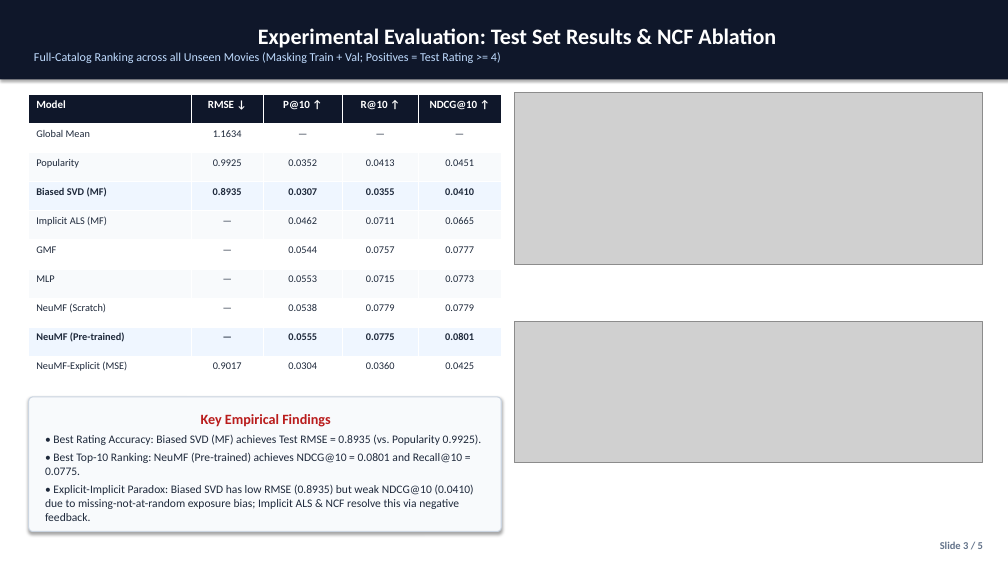
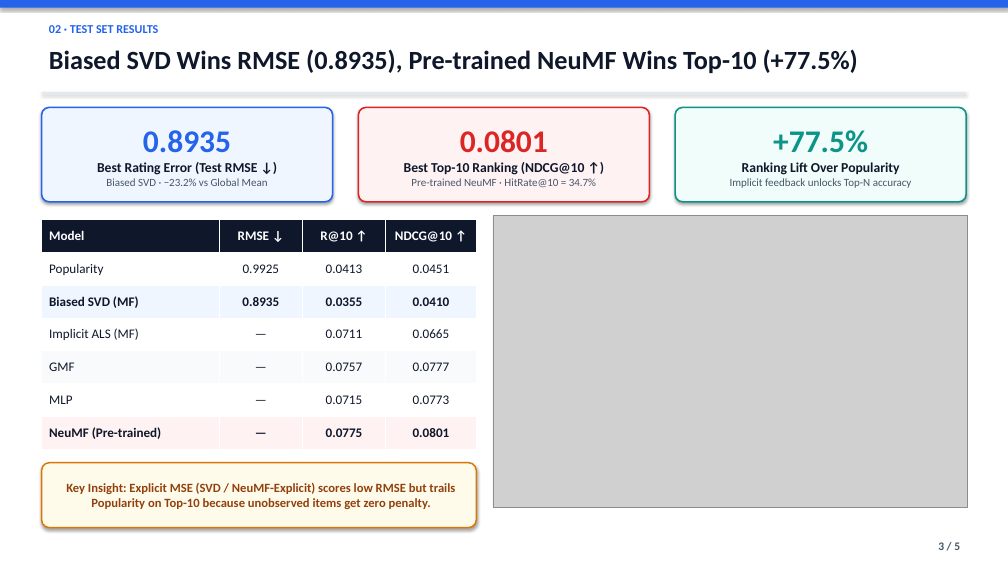
Before and after one commit to AlexTh4i/movielens-1m-recsys, a slide deck: slide 3 of docs/presentation_5_slides.pptx. Drawn at 1008x567 pixels with LibreOffice and Linux fonts; fonts in the diff are those of the drawing; grey boxes stand for pictures. Boxes give left, top, right and bottom in pixels: in the first picture for what was removed or moved away, otherwise in the second. Text is boxed around its words. In the diff, an @@ line names an element or a change of style, - is before the commit and + after.

Commit message:
Redesign 5-slide defense deck in keynote style and add non-tech 5-slide explainer deck

```diff
--- a/docs/presentation_5_slides.pptx
+++ b/docs/presentation_5_slides.pptx
@@ rectangle: place and size @@
-rectangle at [0,0,1008,79]
+rectangle at [0,0,1008,8]
@@ rectangle at [0,0,1008,8]: fill #0F172A to #2563EB @@
@@ text in rectangle at [34,28,776,63]: text removed @@
-Experimental Evaluation: Test Set Results & NCF Ablation
-Full-Catalog Ranking across all Unseen Movies (Masking Train + Val; Positives = Test Rating >= 4)
@@ text added at [49,25,158,33], 11.5 pt, text #2563EB, bold @@
+02 · TEST SET RESULTS
@@ text added at [49,49,858,73], 25 pt, text #0F172A, bold @@
+Biased SVD Wins RMSE (0.8935), Pre-trained NeuMF Wins Top-10 (+77.5%)
@@ rectangle added at [42,92,966,94], fill #E2E8F0 @@
@@ rounded rectangle added at [42,107,333,202], fill #EFF6FF, outline #2563EB 1.5 pt, 10.5 pt, text #475569, bold @@
+0.8935
+Best Rating Error (Test RMSE ↓)
+Biased SVD · −23.2% vs Global Mean
@@ rounded rectangle added at [358,107,650,202], fill #FEF2F2, outline #DC2626 1.5 pt, 10.5 pt, text #475569, bold @@
+0.0801
+Best Top-10 Ranking (NDCG@10 ↑)
+Pre-trained NeuMF · HitRate@10 = 34.7%
@@ picture removed at [514,92,983,265] @@
@@ rounded rectangle added at [675,107,966,202], fill #F0FDFA, outline #0D9488 1.5 pt, 10.5 pt, text #475569 @@
++77.5%
+Ranking Lift Over Popularity
+Implicit feedback unlocks Top-N accuracy
@@ table at [42,219,476,450] @@
-Model | RMSE ↓ | P@10 ↑ | R@10 ↑ | NDCG@10 ↑
-Global Mean | 1.1634 | — | — | —
-Popularity | 0.9925 | 0.0352 | 0.0413 | 0.0451
-Biased SVD (MF) | 0.8935 | 0.0307 | 0.0355 | 0.0410
-Implicit ALS (MF) | — | 0.0462 | 0.0711 | 0.0665
-GMF | — | 0.0544 | 0.0757 | 0.0777
-MLP | — | 0.0553 | 0.0715 | 0.0773
-NeuMF (Scratch) | — | 0.0538 | 0.0779 | 0.0779
-NeuMF (Pre-trained) | — | 0.0555 | 0.0775 | 0.0801
-NeuMF-Explicit (MSE) | 0.9017 | 0.0304 | 0.0360 | 0.0425
+Model | RMSE ↓ | R@10 ↑ | NDCG@10 ↑
+Popularity | 0.9925 | 0.0413 | 0.0451
+Biased SVD (MF) | 0.8935 | 0.0355 | 0.0410
+Implicit ALS (MF) | — | 0.0711 | 0.0665
+GMF | — | 0.0757 | 0.0777
+MLP | — | 0.0715 | 0.0773
+NeuMF (Pre-trained) | — | 0.0775 | 0.0801
@@ table: place and size @@
-table at [29,95,501,386]
+table at [42,219,476,450]
@@ picture added at [493,216,968,507] @@
@@ picture removed at [514,321,983,463] @@
@@ rounded rectangle removed at [29,397,501,532] @@
-Key Empirical Findings
-• Best Rating Accuracy: Biased SVD (MF) achieves Test RMSE = 0.8935 (vs. Popularity 0.9925).
-• Best Top-10 Ranking: NeuMF (Pre-trained) achieves NDCG@10 = 0.0801 and Recall@10 = 0.0775.
-• Explicit-Implicit Paradox: Biased SVD has low RMSE (0.8935) but weak NDCG@10 (0.0410) due to missing-not-at-random exposure bias; Implicit ALS & NCF resolve this via negative feedback.
@@ rounded rectangle added at [42,463,476,528], fill #FFFBEB, outline #D97706 1.4 pt, 12 pt, text #92400E, bold @@
+Key Insight: Explicit MSE (SVD / NeuMF-Explicit) scores low RMSE but trails Popularity on Top-10 because unobserved items get zero penalty.
@@ text at [938,542,960,550]: text changed; size 10 to 11 pt; text colour #64748B to #475569 @@
-Slide 3 / 5
+3 / 5
```
Also in this commit, not shown: 3 other slides changed, 1 slide added, 1 slide removed, 9 other files.
